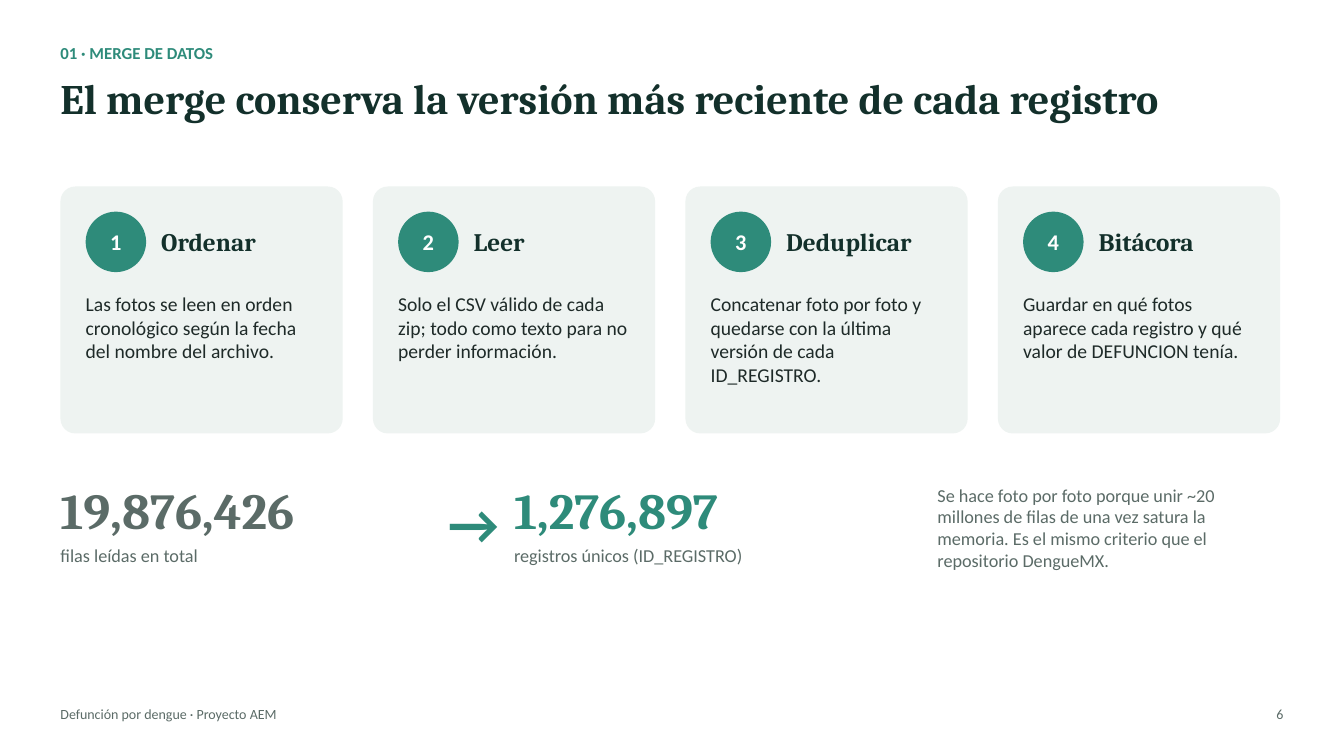
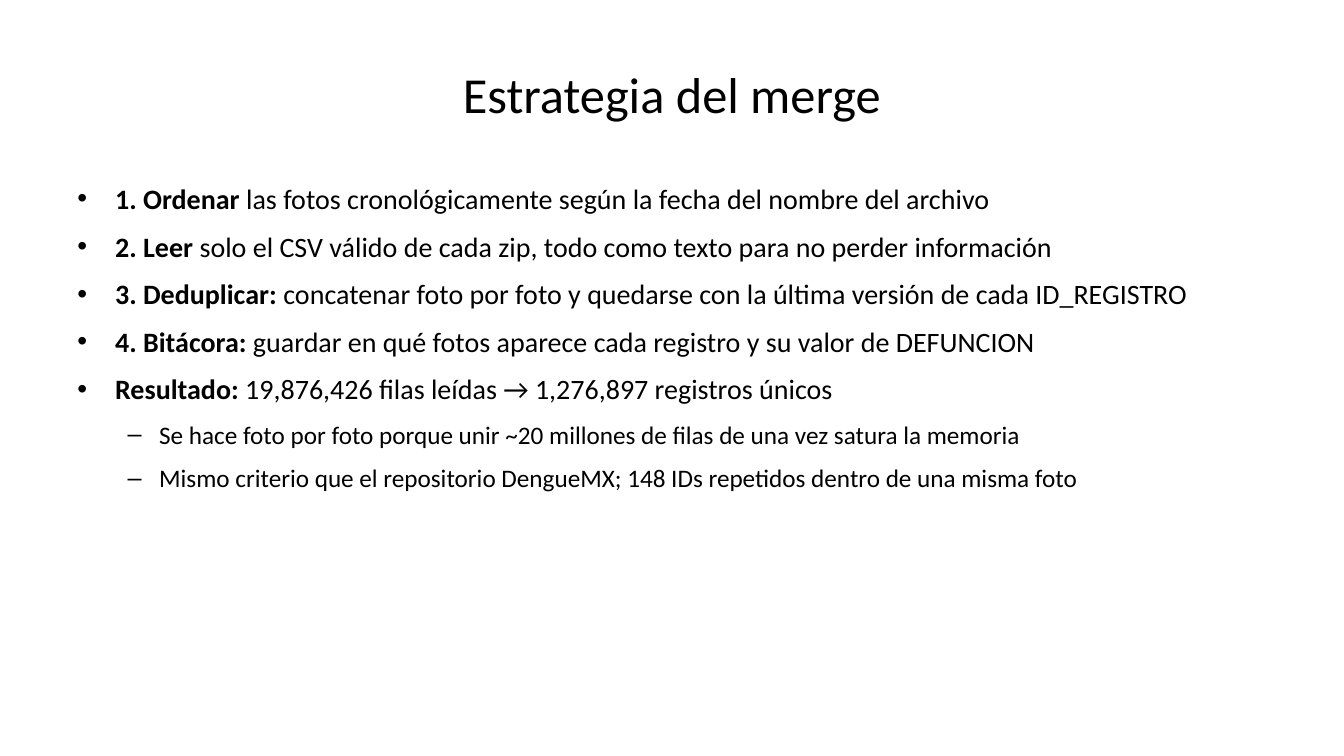
Before and after one commit to lbeltran-dev/Modelo-de-Regresion-Logistica-Para-Defuncion-Por-Dengue, a slide deck: slide 6 of presentacion/Presentacion_Dengue.pptx. Drawn at 1344x756 pixels with LibreOffice and Linux fonts; fonts in the diff are those of the drawing. Boxes give left, top, right and bottom in pixels: in the first picture for what was removed or moved away, otherwise in the second. Text is boxed around its words. In the diff, an @@ line names an element or a change of style, - is before the commit and + after.

```diff
--- a/presentacion/Presentacion_Dengue.pptx
+++ b/presentacion/Presentacion_Dengue.pptx
@@ title "Estrategia del merge" at box(463, 78, 880, 122): vertical alignment top to middle @@
@@ text removed at box(60, 84, 1159, 124) @@
-El merge conserva la versión más reciente de cada registro
@@ title at box(463, 78, 880, 122): text changed; size 12 to 36 pt; text colour #2E8B7A to #000000; bold off @@
-01 · MERGE DE DATOS
+Estrategia del merge
@@ rounded rectangle removed at box(60, 187, 343, 434) @@
@@ text added at box(115, 189, 1186, 492), 20 pt, text #000000 @@
+• 1. Ordenar las fotos cronológicamente según la fecha del nombre del archivo
+• 2. Leer solo el CSV válido de cada zip, todo como texto para no perder información
+• 3. Deduplicar: concatenar foto por foto y quedarse con la última versión de cada ID_REGISTRO
+• 4. Bitácora: guardar en qué fotos aparece cada registro y su valor de DEFUNCION
+• Resultado: 19,876,426 filas leídas → 1,276,897 registros únicos
+  – Se hace foto por foto porque unir ~20 millones de filas de una vez satura la memoria
+  – Mismo criterio que el repositorio DengueMX; 148 IDs repetidos dentro de una misma foto
@@ rounded rectangle removed at box(373, 187, 655, 434) @@
@@ rounded rectangle removed at box(686, 187, 968, 434) @@
@@ rounded rectangle removed at box(998, 187, 1280, 434) @@
@@ ellipse removed at box(86, 212, 146, 272) @@
-1
@@ text removed at box(161, 233, 256, 252) @@
-Ordenar
@@ ellipse removed at box(398, 212, 459, 272) @@
-2
@@ text removed at box(474, 234, 525, 251) @@
-Leer
@@ ellipse removed at box(711, 212, 771, 272) @@
-3
@@ text removed at box(786, 233, 911, 257) @@
-Deduplicar
@@ ellipse removed at box(1023, 212, 1084, 272) @@
-4
@@ text removed at box(1099, 233, 1194, 251) @@
-Bitácora
@@ text removed at box(86, 297, 296, 358) @@
-Las fotos se leen en orden cronológico según la fecha del nombre del archivo.
@@ text removed at box(398, 297, 628, 361) @@
-Solo el CSV válido de cada zip; todo como texto para no perder información.
@@ text removed at box(711, 297, 921, 385) @@
-Concatenar foto por foto y quedarse con la última versión de cada ID_REGISTRO.
@@ text removed at box(1023, 297, 1241, 358) @@
-Guardar en qué fotos aparece cada registro y qué valor de DEFUNCION tenía.
@@ text removed at box(60, 494, 294, 536) @@
-19,876,426
@@ text removed at box(434, 489, 514, 560) @@
-→
@@ text removed at box(514, 494, 718, 536) @@
-1,276,897
@@ text removed at box(937, 489, 1214, 570) @@
-Se hace foto por foto porque unir ~20 millones de filas de una vez satura la memoria. Es el mismo criterio que el repositorio DengueMX.
@@ text removed at box(60, 549, 198, 562) @@
-filas leídas en total
@@ text removed at box(514, 549, 742, 565) @@
-registros únicos (ID_REGISTRO)
@@ text removed at box(60, 709, 277, 722) @@
-Defunción por dengue · Proyecto AEM
@@ text removed at box(1276, 709, 1283, 719) @@
-6
```
Also in this commit, not shown: 16 other slides changed, 27 slides added, 1 slide removed, 1 other file.
